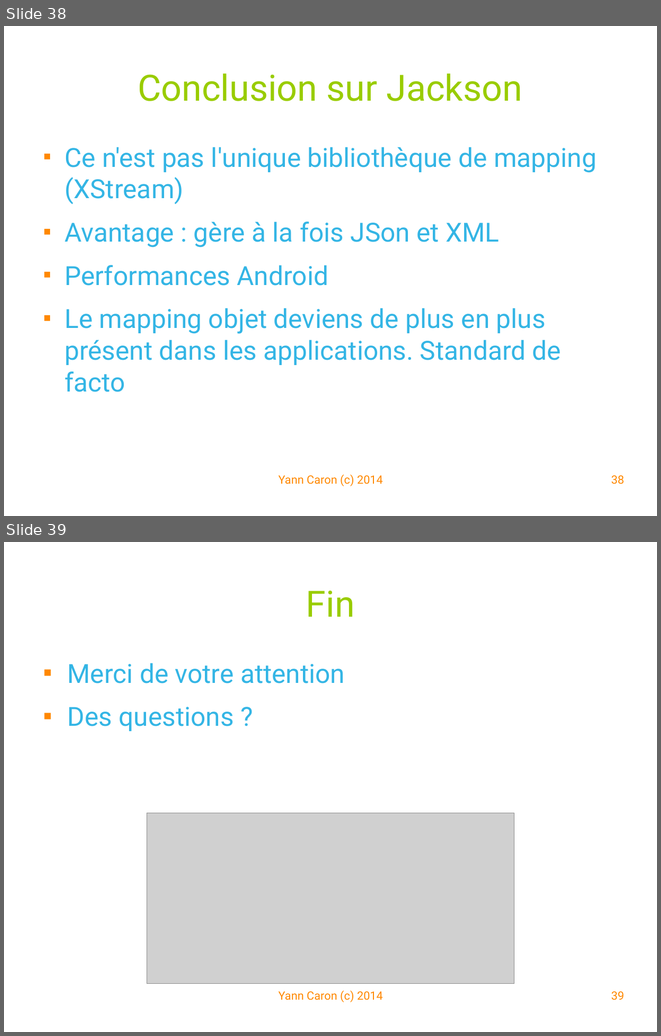
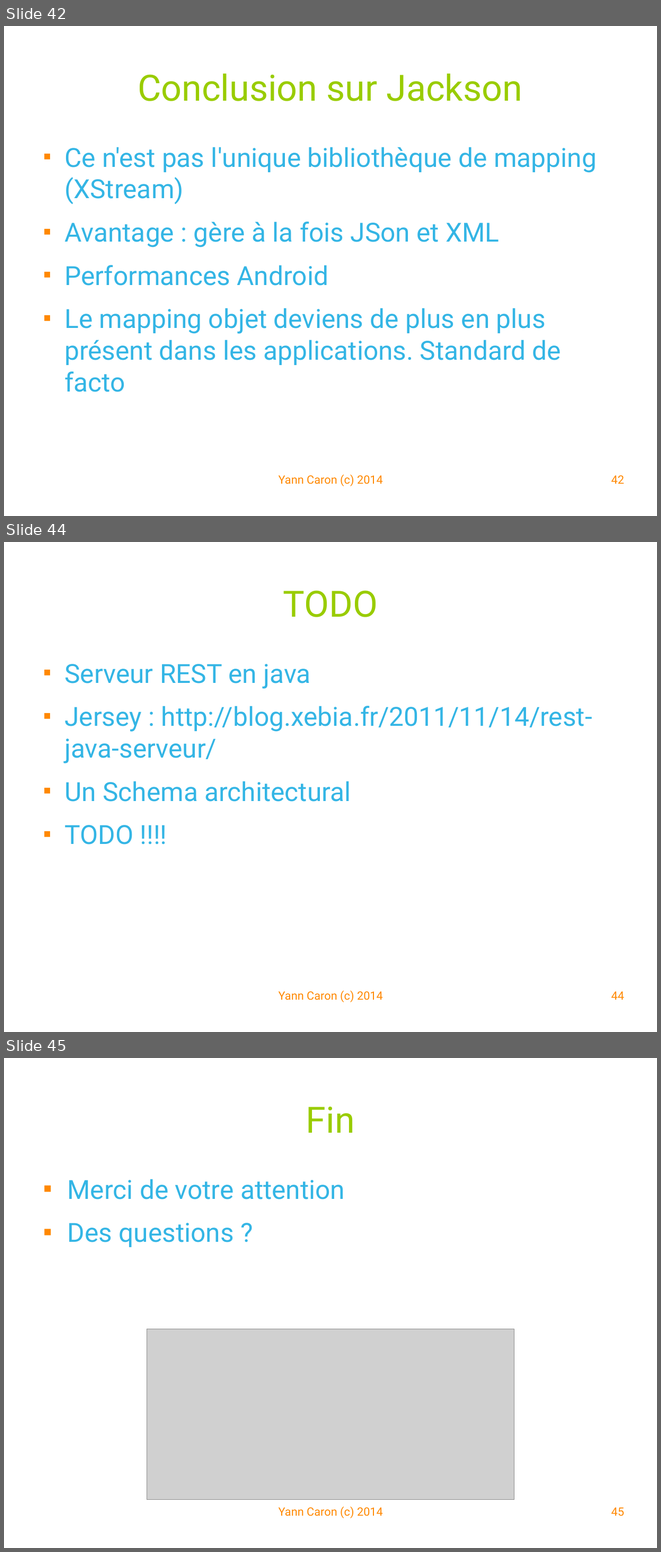
Before and after one commit to YannCaron/Android-ENSG, a slide deck: 09 - WebServices.odp. Shown one above the other, each under a label of ours: slides 38 and 39 before the commit, slides 42, 44 and 45 after it; the slides between them are not shown. The pictures are 661x1036 and 661x1552 pixels, drawn with LibreOffice and Linux fonts; fonts in the diff are those of the drawing; grey boxes stand for pictures; background and template pictures are left out. Boxes give left, top, right and bottom in pixels: in the first picture for what was removed or moved away, otherwise in the second. Text is boxed around its words. In the diff, an @@ line names an element or a change of style, - is before the commit and + after.

Commit message:
todo webservice

```diff
--- a/09 - WebServices.odp
+++ b/09 - WebServices.odp
@@ slide 44 added at bbox=[4, 542, 657, 1032], background #FFFFFF @@
@@ title added at bbox=[283, 590, 378, 617], 44 pt, text #99CC00 @@
+TODO
@@ text added at bbox=[64, 664, 592, 845], 32 pt, text #33B5E5 @@
+■ Serveur REST en java
+■ Jersey : http://blog.xebia.fr/2011/11/14/rest-java-serveur/
+■ Un Schema architectural
+■ TODO !!!!
@@ text added at bbox=[279, 990, 383, 1003], 14 pt, text #FF8800 @@
+Yann Caron (c) 2014
@@ page number added at bbox=[611, 991, 624, 1000], 14 pt, text #FF8800 @@
+44
@@ what was slide 38 is now slide 42 @@
@@ page number at bbox=[611, 475, 624, 484]: text changed @@
-38
+42
@@ what was slide 39 is now slide 45 @@
@@ page number at bbox=[611, 1507, 624, 1516]: text changed @@
-39
+45
```
Also in this commit, not shown: 3 slides changed, 5 other slides added, 1 other file.
